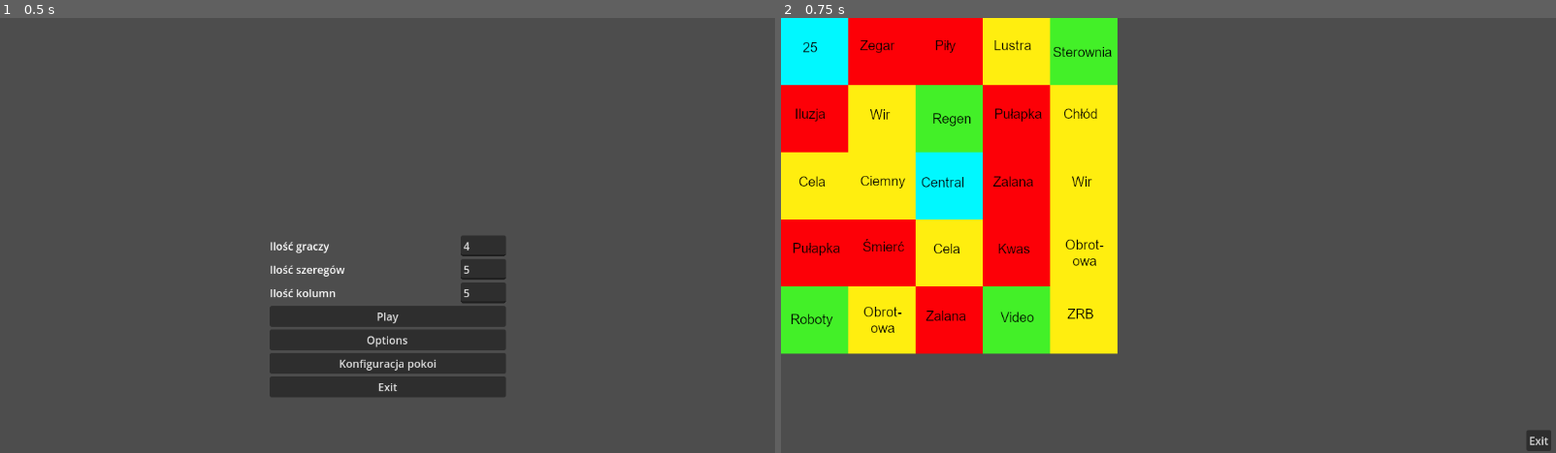
Above: before the commit, frames 1-2 (left to right).
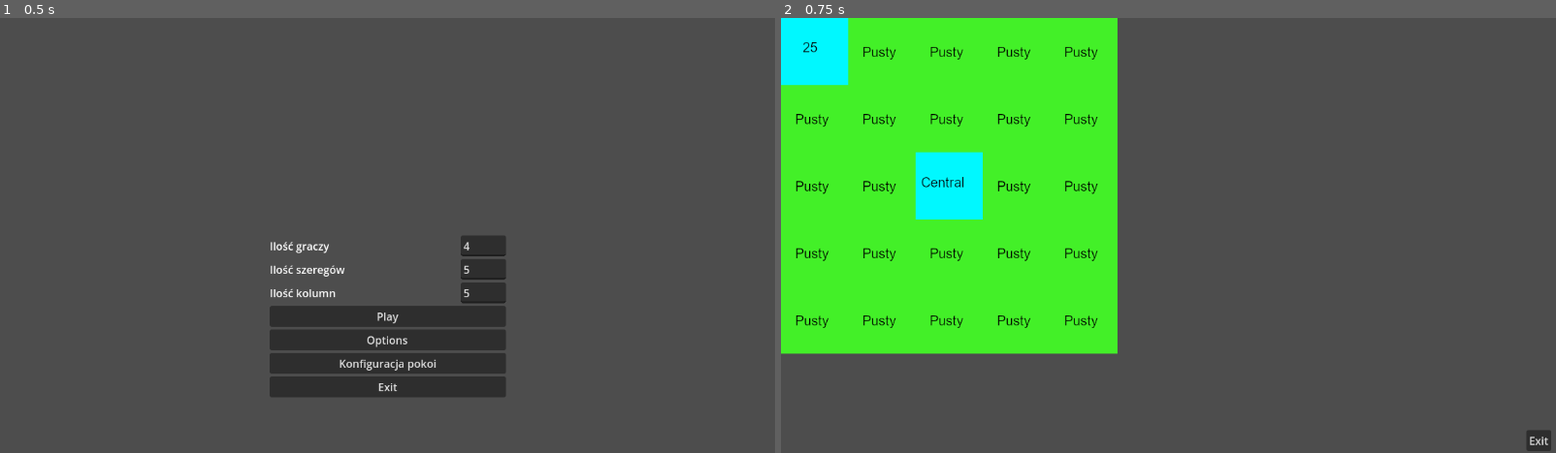
Above: after the commit, the same moments.

Repository: super12pl/strona25
Game: Godot game, scene res://scenes/Menu.tscn
Same seed, same stepped clock (60 frames per second), same inputs: the game is played once before the commit and once after it.
Inputs:
- Up to frame 1 (0.5 s): no input
- Up to frame 2 (0.75 s): click "Play" at 0.5 s

Frame 1 is identical in both runs. In frame 2, 26% of the frame differs, in the area x 0-44%, y 0-78%.

Commit message:
losowanie pokoi używa puli pokoi z globala

Diff:
--- a/code/gameBoard.gd
+++ b/code/gameBoard.gd
@@ -5,16 +5,13 @@
 var żółtepokojeindex = global.zulteIndex
 var rng = RandomNumberGenerator.new()
 ##Zależne od użytkownika
-var zielonepokoje = global.zielone
-var żółtepokoje = global.żółte
-var czerwonepokoje = global.czerwone
+var pokoje = global.pulaPokoi
 
 ## Called when the node enters the scene tree for the first time.🤓🤓🤓
 
 func _ready():
 	var kolumny = global.kolumny
 	var szeregi = global.szeregi
-	var pokoje = zielonepokoje + żółtepokoje + czerwonepokoje
 	##dodawanie pustych pokoi gdy normalnych jest za mało
 	if pokoje.size() < (kolumny*szeregi)-2:
 		for i in ((kolumny*szeregi)-2) - pokoje.size():
